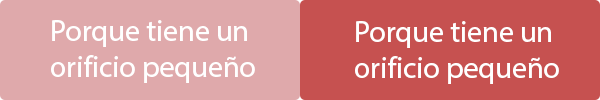
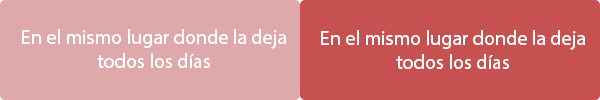
Layered file, before and after one edit (600 x 100). Changes by layer:
renamed "Porque tiene un orificio pequeño" to "En el mismo lugar donde la deja todos los días", painted on it over (321, 21, 586, 84)
renamed "Porque tiene un orificio pequeño" to "En el mismo lugar donde la deja todos los días", painted on it over (22, 20, 287, 83)
